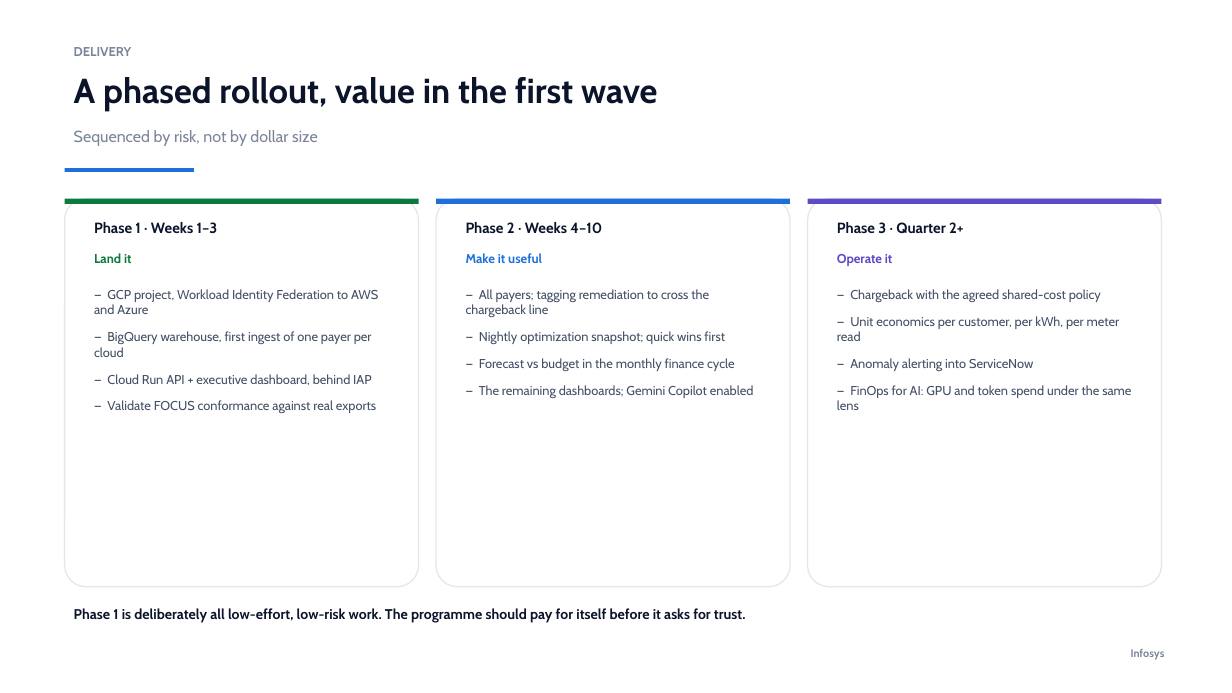
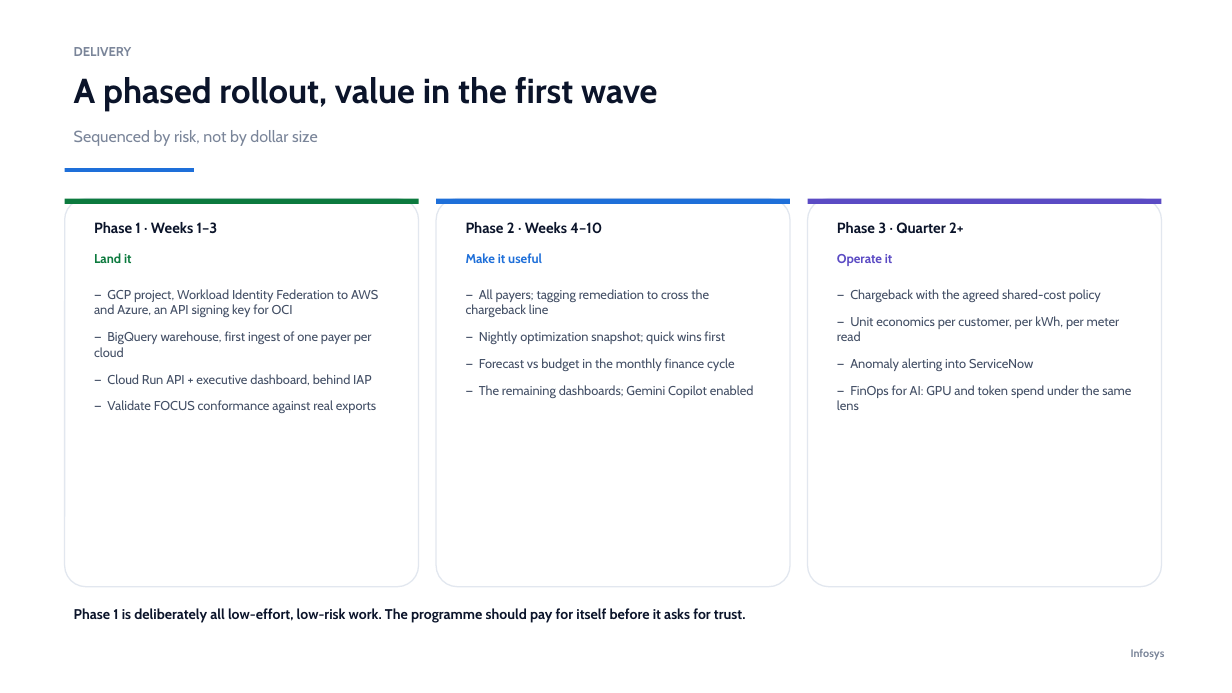
Before and after one commit to ajittgosavii/finops-gcp, a slide deck: slide 16 of Infosys_FinOps_GCP_Platform.pptx. Drawn at 1232x693 pixels with LibreOffice and Linux fonts; fonts in the diff are those of the drawing. Boxes give left, top, right and bottom in pixels: in the first picture for what was removed or moved away, otherwise in the second. Text is boxed around its words. In the diff, an @@ line names an element or a change of style, - is before the commit and + after.

```diff
--- a/Infosys_FinOps_GCP_Platform.pptx
+++ b/Infosys_FinOps_GCP_Platform.pptx
@@ text at (94, 289, 378, 317): text changed @@
-— GCP project, Workload Identity Federation to AWS and Azure
+— GCP project, Workload Identity Federation to AWS and Azure, an API signing key for OCI
```
Also in this commit, not shown: 14 other slides changed, 24 other files.
